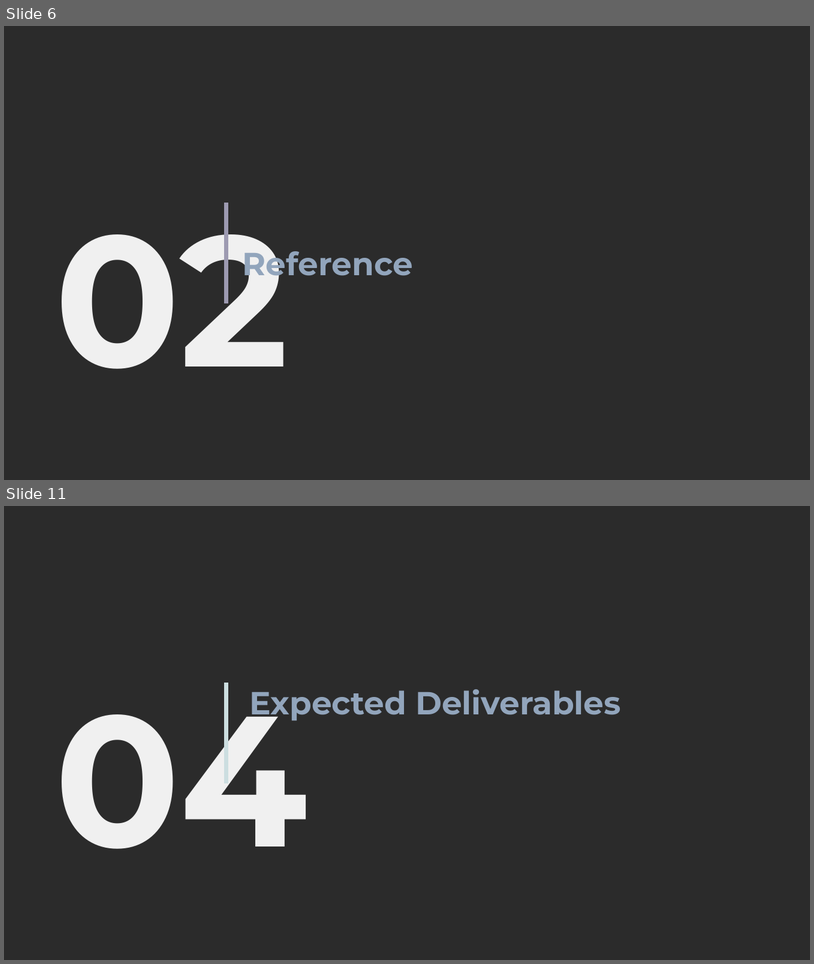
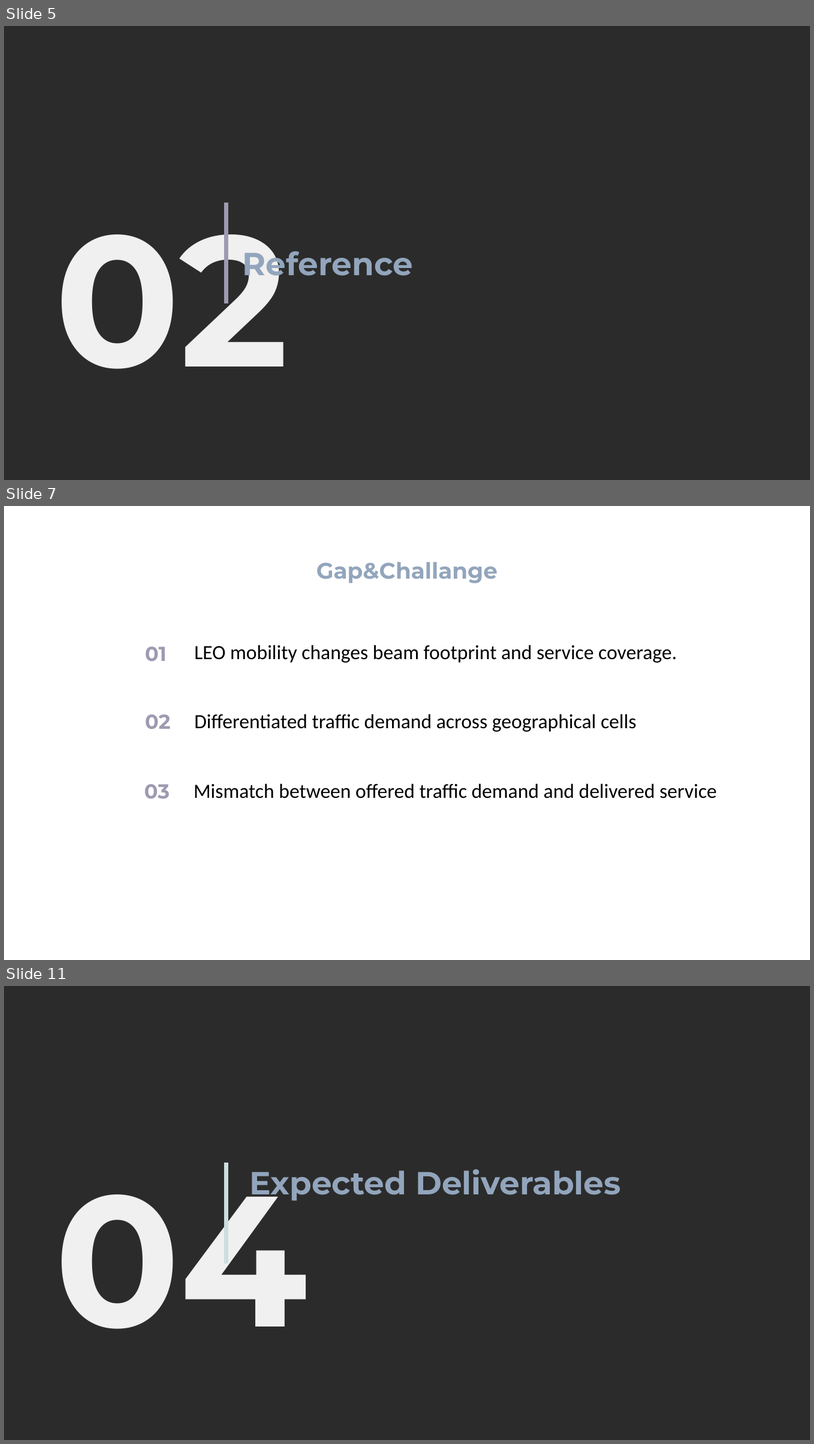
Before and after one commit to yuru1231/MWN-2026-M11502215-Lucy, a slide deck: A1-background/slides/MWN.pptx. Shown one above the other, each under a label of ours: slides 6 and 11 before the commit, slides 5, 7 and 11 after it; the slides between them are not shown. The pictures are 814x964 and 814x1444 pixels, drawn with LibreOffice and Linux fonts; fonts in the diff are those of the drawing; background and template pictures are left out; a plain dark background stands for a picture behind light text. Boxes give left, top, right and bottom in pixels: in the first picture for what was removed or moved away, otherwise in the second. Text is boxed around its words. In the diff, an @@ line names an element or a change of style, - is before the commit and + after.

```diff
--- a/A1-background/slides/MWN.pptx
+++ b/A1-background/slides/MWN.pptx
@@ slide 7 added at <box>4,506,810,960</box>, background picture (left out) @@
@@ text added at <box>317,562,498,583</box>, 40 pt, text #92A5BC, bold @@
+Gap&Challange
@@ text added at <box>145,646,167,661</box>, 36 pt, text #9D9AB1, bold @@
+01
@@ text added at <box>194,645,677,663</box>, 36 pt, text #000000 @@
+LEO mobility changes beam footprint and service coverage.
@@ text added at <box>145,714,171,729</box>, 36 pt, text #9D9AB1, bold @@
+02
@@ text added at <box>194,714,636,732</box>, 36 pt, text #000000 @@
+Differentiated traffic demand across geographical cells
@@ text added at <box>144,784,170,798</box>, 36 pt, text #9D9AB1, bold @@
+03
@@ text added at <box>194,783,717,798</box>, 36 pt, text #000000 @@
+Mismatch between offered traffic demand and delivered service
@@ what was slide 6 is now slide 5 @@
```
Also in this commit, not shown: 4 slides changed, 4 other slides added, 4 slides removed, 4 other files.
